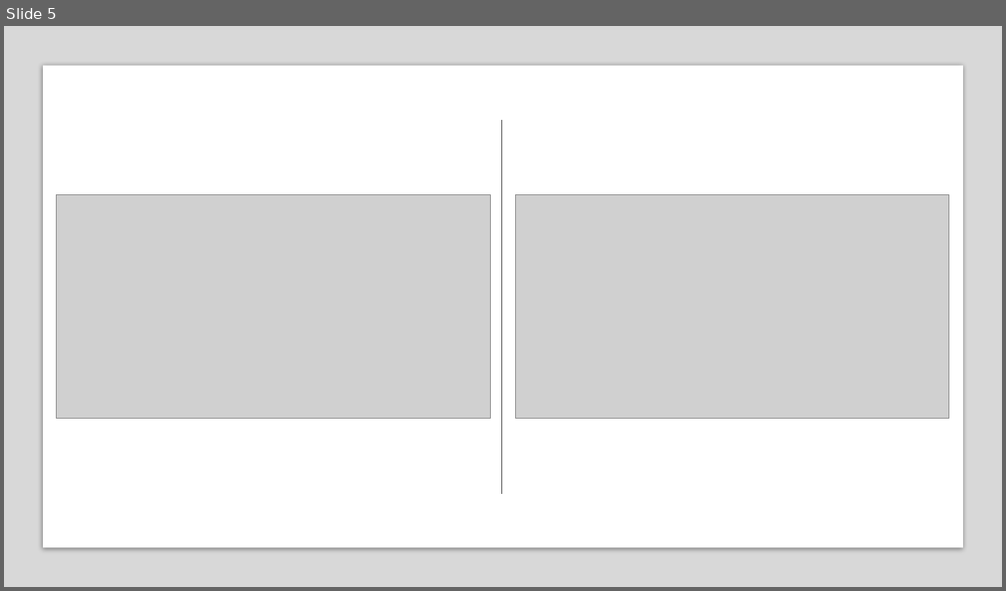
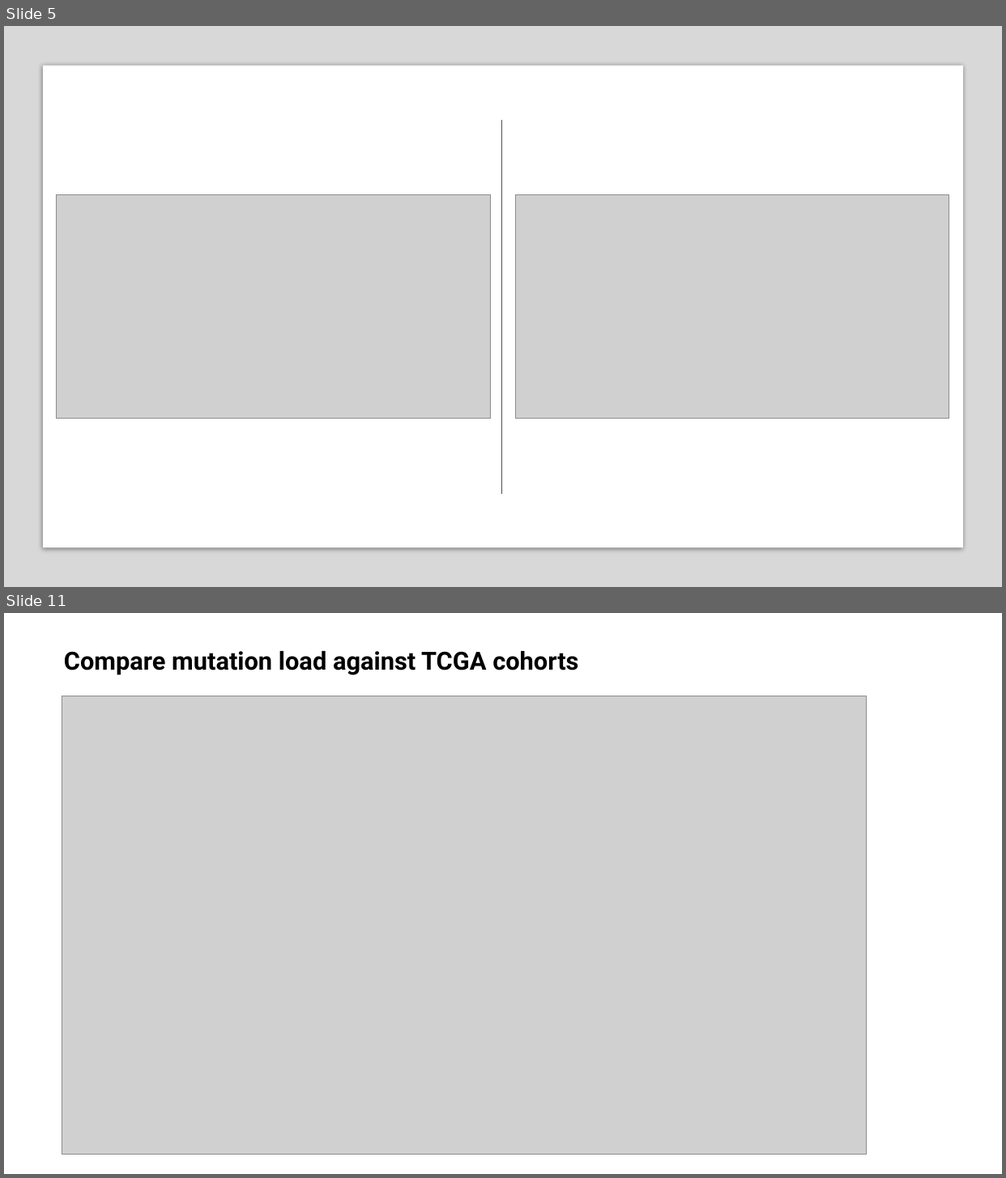
Before and after one commit to Dalah-Info/health-info-bioinformatics-r, a slide deck: metadata/Metadata.pptx. Shown one above the other, each under a label of ours: slide 5 before the commit, slides 5 and 11 after it; the slides between them are not shown. The pictures are 1006x591 and 1006x1178 pixels, drawn with LibreOffice and Linux fonts; fonts in the diff are those of the drawing; grey boxes stand for pictures. Boxes give left, top, right and bottom in pixels: in the first picture for what was removed or moved away, otherwise in the second. Text is boxed around its words. In the diff, an @@ line names an element or a change of style, - is before the commit and + after.

Commit message:
update presentation

```diff
--- a/metadata/Metadata.pptx
+++ b/metadata/Metadata.pptx
@@ slide 11 added at <box>4,613,1002,1174</box>, background #FFFFFF @@
@@ text added at <box>64,651,578,675</box>, 24 pt, text #000000, bold @@
+Compare mutation load against TCGA cohorts
@@ picture added at <box>62,696,867,1155</box> @@
```
Also in this commit, not shown: 6 other slides added, 2 slides removed.
